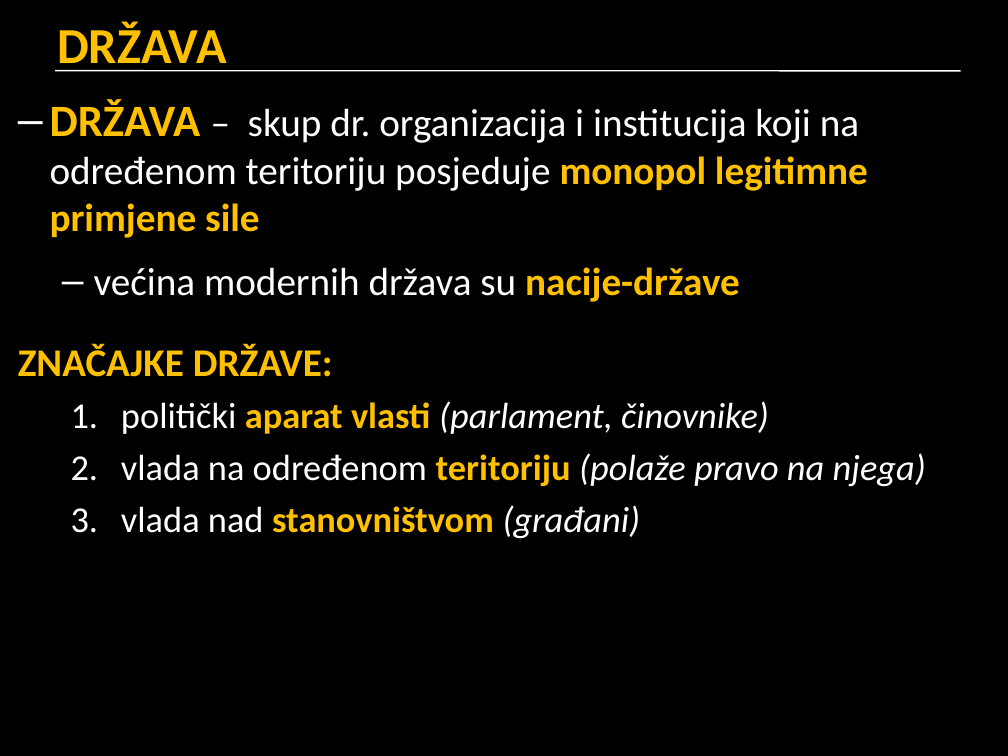
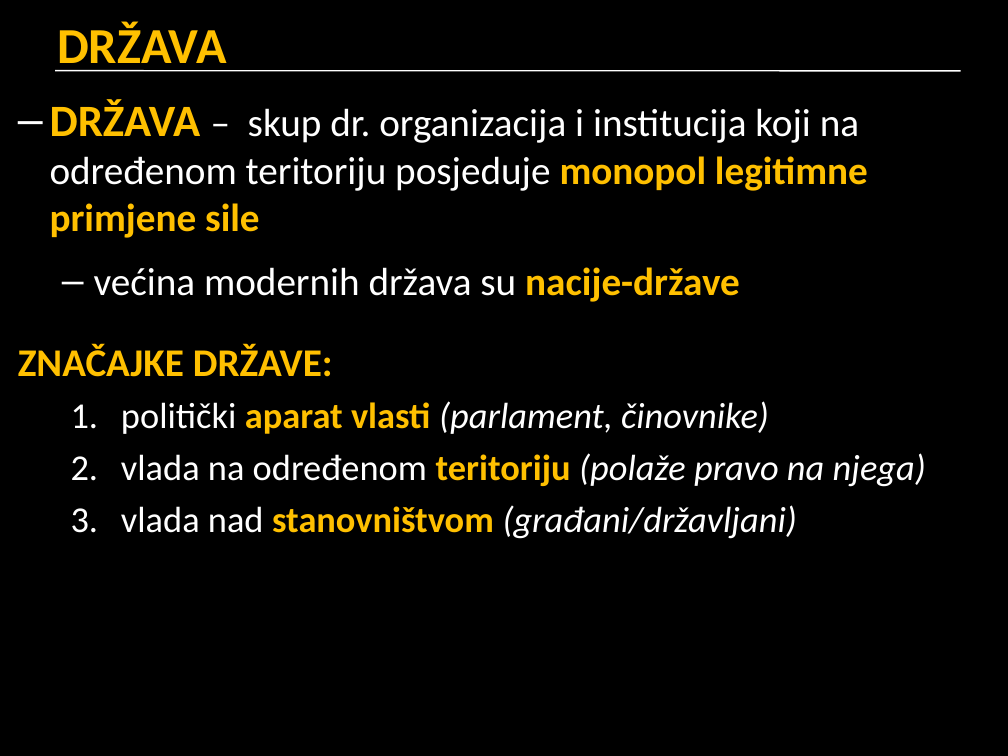
Before and after one commit to cornx/print, a slide deck: slide 4 of data/politika/prezentacije/U3_002_narod_nacija_manjina_gradjani_drzavljani_RH.pptx. Drawn at 1008x756 pixels with LibreOffice and Linux fonts; fonts in the diff are those of the drawing. Boxes give left, top, right and bottom in pixels: in the first picture for what was removed or moved away, otherwise in the second. Text is boxed around its words. In the diff, an @@ line names an element or a change of style, - is before the commit and + after.

```diff
--- a/data/politika/prezentacije/U3_002_narod_nacija_manjina_gradjani_drzavljani_RH.pptx
+++ b/data/politika/prezentacije/U3_002_narod_nacija_manjina_gradjani_drzavljani_RH.pptx
@@ text at (121, 505, 797, 539): text changed @@
-  3. vlada nad stanovništvom (građani)
+  3. vlada nad stanovništvom (građani/državljani)
```
Also in this commit, not shown: 3 other slides changed.
